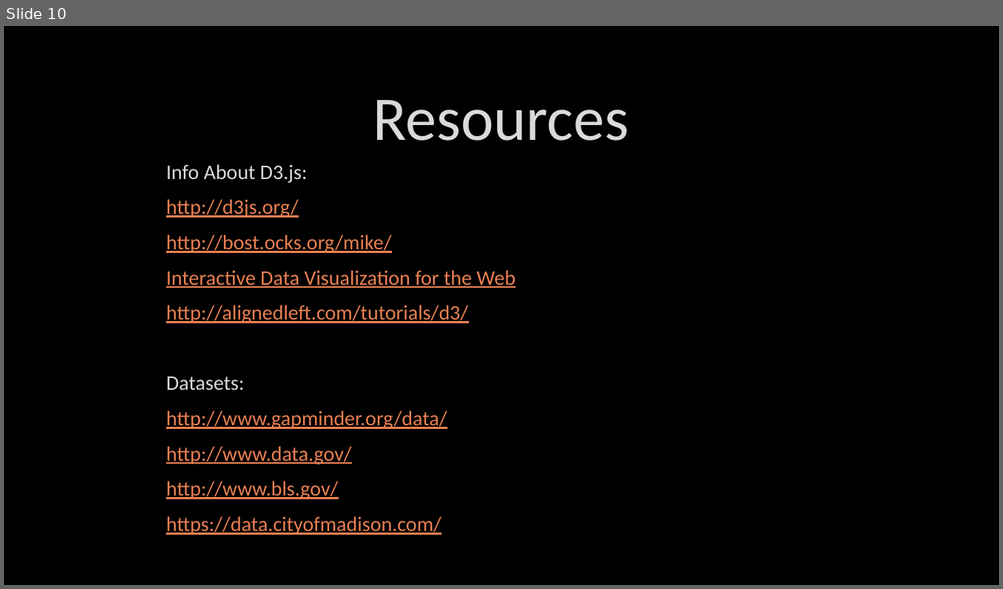
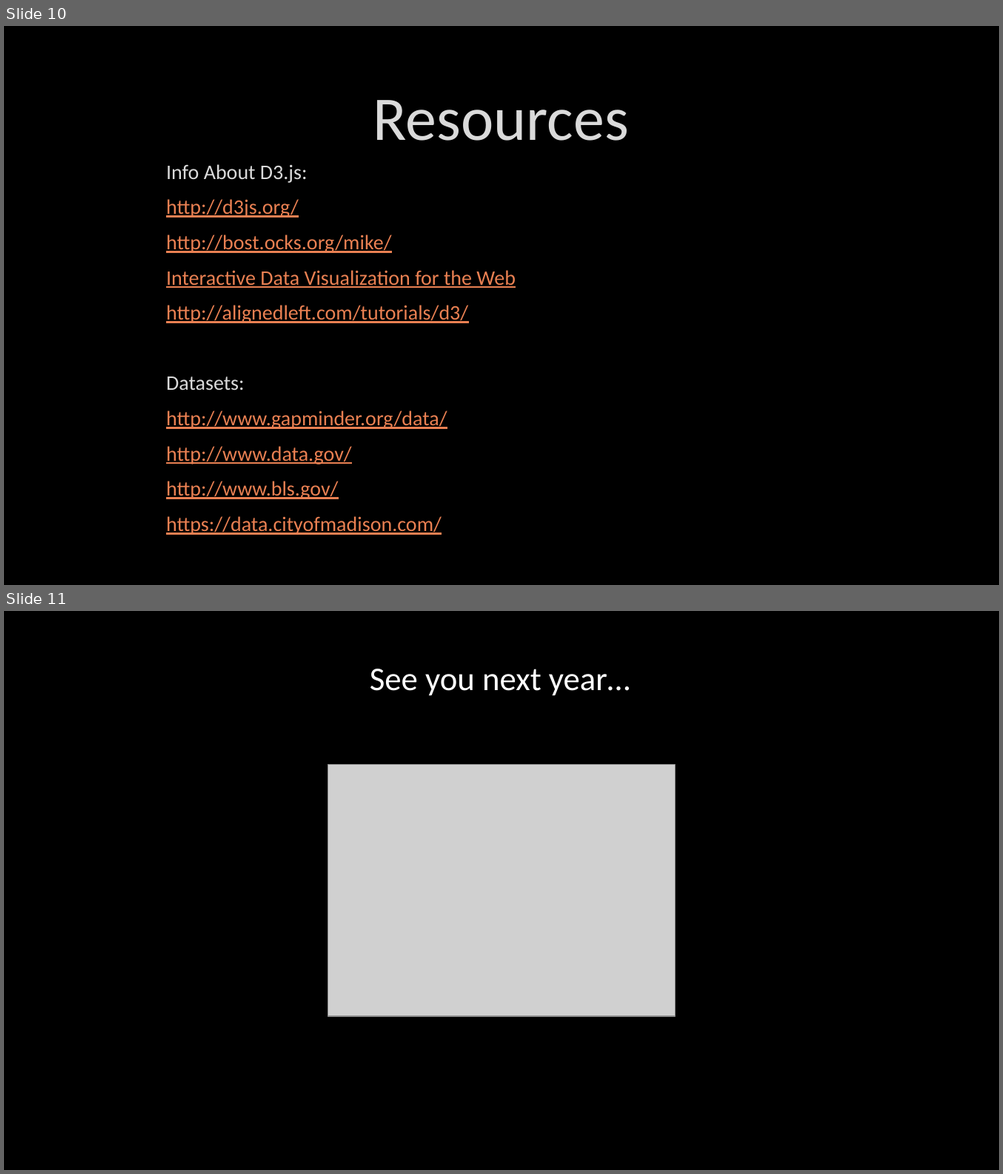
Before and after one commit to DustinEwers/D3-js-Demos, a slide deck: slides/d3.pptx. Shown one above the other, each under a label of ours: slide 10 before the commit, slides 10 and 11 after it. The pictures are 1003x589 and 1003x1174 pixels, drawn with LibreOffice and Linux fonts; fonts in the diff are those of the drawing; grey boxes stand for pictures; background and template pictures are left out. Boxes give left, top, right and bottom in pixels: in the first picture for what was removed or moved away, otherwise in the second. Text is boxed around its words. In the diff, an @@ line names an element or a change of style, - is before the commit and + after.

```diff
--- a/slides/d3.pptx
+++ b/slides/d3.pptx
@@ slide 11 added at <box>4,611,999,1170</box>, background picture (left out) @@
@@ text added at <box>370,669,630,696</box>, 32 pt, text #FFFFFF @@
+See you next year…
@@ picture added at <box>328,765,674,1016</box> @@
```
Also in this commit, not shown: 1 other slide added, 1 slide removed.
